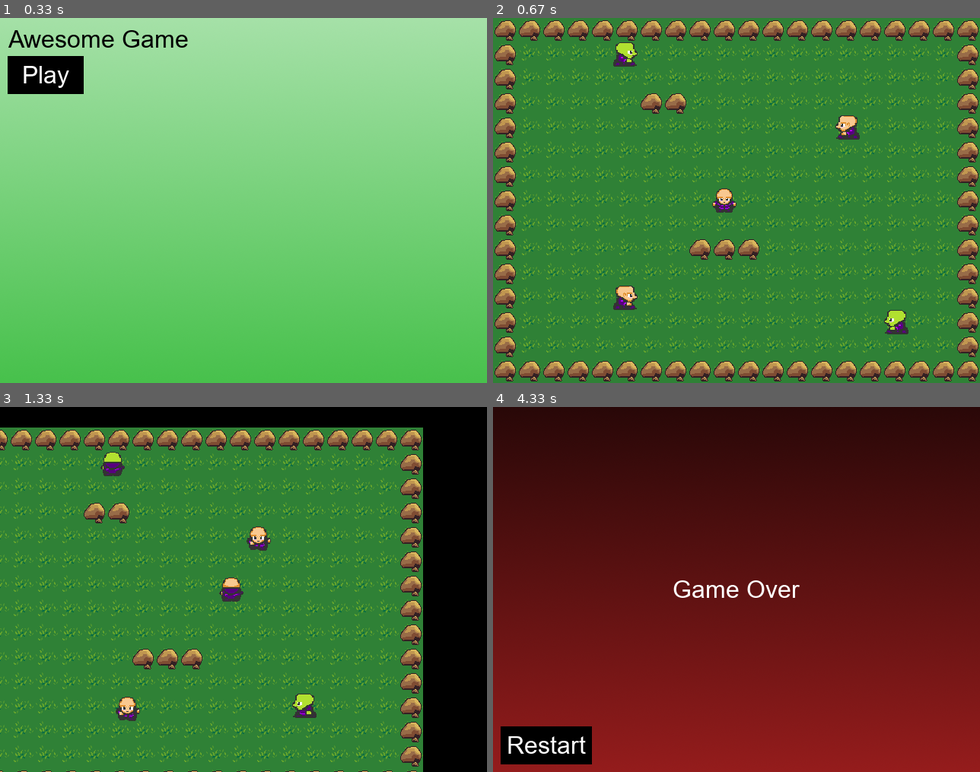
Above: before the commit, frames 1-4 (two rows, left to right).
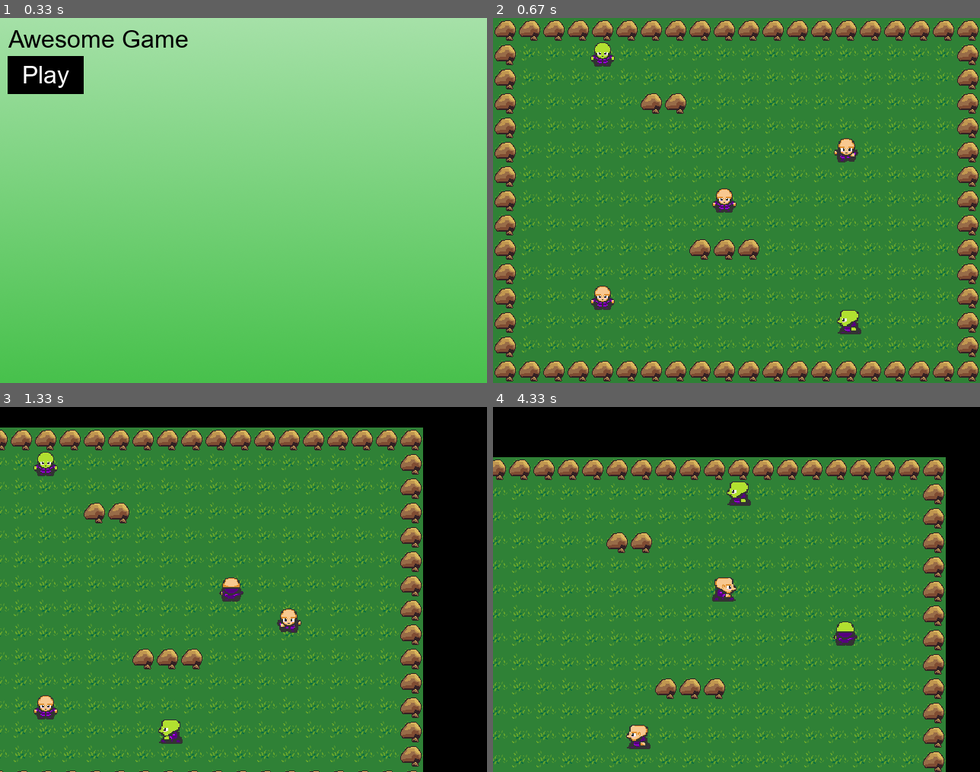
Above: after the commit, the same moments.

Repository: jonrox48/PyGame_Test_RPG
Game: pygame game, started from main.py
Same seed, same stepped clock (60 frames per second), same inputs: the game is played once before the commit and once after it.
Inputs (mouse positions are in pixels of both pictures, inside the frame that each line leads up to):
- Up to frame 1 (0.33 s): no input
- Up to frame 2 (0.67 s): click (536, 76) at 0.38 s
- Up to frame 3 (1.33 s): hold Right 0.67-1.13 s; move the mouse to (224, 604) at 0.7 s; hold Up from 1.17 s (still down)
- Up to frame 4 (4.33 s): release Up at 1.47 s; hold Right 1.5-1.97 s; hold Left 2-2.53 s; hold Down 2.57-2.87 s; tap Space at 2.9 s; hold Left 3.23-3.63 s; hold Up 3.67-4.03 s; hold Right from 4.07 s (still down)

Frame 1 is identical in both runs. In frame 2, 2.0% of the frame differs, in the area x 20-86%, y 6-87%; in frame 3, 2.0%; in frame 4, 100%, in the area x 0-100%, y 0-100%.

Commit message:
Character and Enemy file commenting and cleanup

Diff:
--- a/characters.py
+++ b/characters.py
@@ -16,28 +16,18 @@
 ## Purely Parent Class. No loading animations
 class Character(pygame.sprite.Sprite):
     def __init__(self, game, x, y):
-        self.game = game
-
-        self.groups = [self.game.all_sprites]
+
         ####################################################################
         ########################## CONFIGURATION ###########################
         ####################################################################
         ## Define which game object it is a part ot
-
-
+        self.game = game
         ## Define which groups this sprite should be a part of
-        # self.add(self.game.all_sprites)
+        self.groups = [self.game.all_sprites]
 
         ## Sprite Dimensions
         self.width = TILE_SIZE
         self.height = TILE_SIZE
-
-        # ## Sprite Image
-        ## Define which layer this sprite should be drawn in
-        self._layer = []
-        self.spritesheet = []
-        self.rect = []
-        self.speed = []
 
         #######################################################################
         ########################## STATUS #####################################
@@ -46,6 +36,8 @@
         self.facing = 'down'
         # 2 total animations
         self.animation_loop = 1
+        self.animation_num_of_frames = 3
+        self.animation_speed_base = 0.03
 
         ## Current Location
         self.x = x * TILE_SIZE
@@ -55,148 +47,23 @@
         self.x_change = 0
         self.y_change = 0
 
-
     def load_animations(self, x_start, y_start):
         ## Load animations
-        self.down_animations = [self.spritesheet.get_sprite(x_start,                    y_start,                     self.width, self.height),
-                                self.spritesheet.get_sprite(x_start +  self.width,      y_start,                     self.width, self.height),
-                                self.spritesheet.get_sprite(x_start + (self.width * 2), y_start,                     self.width, self.height)]
-
-        self.up_animations =   [self.spritesheet.get_sprite(x_start,                    y_start + self.height,       self.width, self.height),
-                                self.spritesheet.get_sprite(x_start +  self.width,      y_start + self.height,       self.width, self.height),
-                                self.spritesheet.get_sprite(x_start + (self.width * 2), y_start + self.height,       self.width, self.height)]
-
-        self.right_animations =[self.spritesheet.get_sprite(x_start,                    y_start + (self.height * 2), self.width, self.height),
-                                self.spritesheet.get_sprite(x_start +  self.width,      y_start + (self.height * 2), self.width, self.height),
-                                self.spritesheet.get_sprite(x_start + (self.width * 2), y_start + (self.height * 2), self.width, self.height)]
-
-        self.left_animations = [self.spritesheet.get_sprite(x_start,                    y_start + (self.height * 3), self.width, self.height),
-                                self.spritesheet.get_sprite(x_start +  self.width,      y_start + (self.height * 3), self.width, self.height),
-                                self.spritesheet.get_sprite(x_start + (self.width * 2), y_start + (self.height * 3), self.width, self.height)]
+        self.down_animations = []
+        self.up_animations = []
+        self.right_animations = []
+        self.left_animations = []
+
+        for frame in range(self.animation_num_of_frames):
+            self.down_animations.append( self.spritesheet.get_sprite(x_start + (self.width * frame), y_start,                     self.width, self.height))
+            self.up_animations.append(   self.spritesheet.get_sprite(x_start + (self.width * frame), y_start +  self.height,      self.width, self.height))
+            self.right_animations.append(self.spritesheet.get_sprite(x_start + (self.width * frame), y_start + (self.height * 2), self.width, self.height))
+            self.left_animations.append( self.spritesheet.get_sprite(x_start + (self.width * frame), y_start + (self.height * 3), self.width, self.height))
 
         ## Load collision box
         self.rect = self.down_animations[0].get_rect()
         self.rect.x = self.x
         self.rect.y = self.y
-
-
-    # Update for all characters. Will be overwritten for player character
-    def update(self):
-        pass
-
-    ## Movement function for all characters. Will be overwritten for player character
-    def movement(self):
-        pass
-
-    ## This will be overwritten for the player character so all other sprites move, causing a camera effect
-    def collide_blocks(self, direction):
-        if direction == 'x':
-            hits = pygame.sprite.spritecollide(self, self.game.blocks, False)
-            if hits:
-                if self.x_change > 0:
-                    self.rect.x = hits[0].rect.left - self.rect.width
-                if self.x_change < 0:
-                    self.rect.x = hits[0].rect.right
-
-        if direction == 'y':
-            hits = pygame.sprite.spritecollide(self, self.game.blocks, False)
-            if hits:
-                if self.y_change > 0:
-                    self.rect.y = hits[0].rect.top - self.rect.height
-                if self.y_change < 0:
-                    self.rect.y = hits[0].rect.bottom
-
-    def animate(self):
-        if self.facing == "down":
-            if self.y_change == 0:
-                self.image = self.down_animations[0]
-            else:
-                self.image = self.down_animations[math.floor(self.animation_loop)]
-                self.animation_loop += 0.3/self.speed
-                if self.animation_loop >= len(self.down_animations):
-                    self.animation_loop = 1
-
-        if self.facing == "up":
-            if self.y_change == 0:
-                self.image = self.up_animations[0]
-            else:
-                self.image = self.up_animations[math.floor(self.animation_loop)]
-                self.animation_loop += 0.3/self.speed
-                if self.animation_loop >= len(self.up_animations):
-                    self.animation_loop = 1
-
-        if self.facing == "left":
-            if self.x_change == 0:
-                self.image = self.left_animations[0]
-            else:
-                self.image = self.left_animations[math.floor(self.animation_loop)]
-                self.animation_loop += 0.3/self.speed
-                if self.animation_loop >= len(self.left_animations):
-                    self.animation_loop = 1
-
-        if self.facing == "right":
-            if self.x_change == 0:
-                self.image = self.right_animations[0]
-            else:
-                self.image = self.right_animations[math.floor(self.animation_loop)]
-                self.animation_loop += 0.3/self.speed
-                if self.animation_loop >= len(self.right_animations):
-                    self.animation_loop = 1
-
-
-class Player(Character):
-    def __init__(self, game, x, y):
-        ## Inherit from Character class
-        super().__init__(game, x, y)
-        ####################################################################
-        ########################## CONFIGURATION ###########################
-        ####################################################################
-        ## Define which layer this sprite should be drawn in
-        self._layer = PLAYER_LAYER
-        self.speed = PLAYER_SPEED
-
-        ## Define which groups this sprite should be a part of
-        self.groups.append(self.game.player_group)
-        pygame.sprite.Sprite.__init__(self, tuple(self.groups))
-
-        ## Sprite Image
-        self.spritesheet = self.game.character_spritesheet
-        pixel_x_start = 3
-        pixel_y_start = 2
-
-        #######################################################################
-        ########################## ANIMATIONS #################################
-        #######################################################################
-        self.load_animations(pixel_x_start, pixel_y_start)
-
-    def update(self):
-        self.events()
-        self.animate()
-
-        self.rect.x += self.x_change
-        self.collide_enemies_character('x')
-        self.collide_blocks('x')
-        self.rect.y += self.y_change
-        self.collide_enemies_character('y')
-        self.collide_blocks('y')
-
-        for sprite in self.game.all_sprites:
-            sprite.rect.x -= self.x_change
-            sprite.rect.y -= self.y_change
-
-        self.x_change = 0
-        self.y_change = 0
-
-    def collide_enemies_character(self, direction):
-        hits = pygame.sprite.spritecollide(self, self.game.enemies, False)
-        if direction == 'x':
-            if hits:
-                self.kill()
-                self.game.playing = False
-        if direction == 'y':
-            if hits:
-                self.kill()
-                self.game.playing = False
 
     def collide_blocks(self, direction):
         if direction == 'x':
@@ -208,6 +75,7 @@
                 if self.x_change < 0:
                     self.x_change = 0
                     self.rect.x = hits[0].rect.right
+                return True
         if direction == 'y':
             hits = pygame.sprite.spritecollide(self, self.game.blocks, False)
             if hits:
@@ -217,8 +85,120 @@
                 if self.y_change < 0:
                     self.y_change = 0
                     self.rect.y = hits[0].rect.bottom
+                return True
+
+    def animate(self):
+        if self.facing == "down":
+            if self.y_change == 0:
+                self.image = self.down_animations[0]
+            else:
+                self.image = self.down_animations[math.floor(self.animation_loop)]
+                self.animation_loop += self.animation_speed_base*self.speed
+                if self.animation_loop >= len(self.down_animations):
+                    self.animation_loop = 1
+
+        if self.facing == "up":
+            if self.y_change == 0:
+                self.image = self.up_animations[0]
+            else:
+                self.image = self.up_animations[math.floor(self.animation_loop)]
+                self.animation_loop += self.animation_speed_base*self.speed
+                if self.animation_loop >= len(self.up_animations):
+                    self.animation_loop = 1
+
+        if self.facing == "left":
+            if self.x_change == 0:
+                self.image = self.left_animations[0]
+            else:
+                self.image = self.left_animations[math.floor(self.animation_loop)]
+                self.animation_loop += self.animation_speed_base*self.speed
+                if self.animation_loop >= len(self.left_animations):
+                    self.animation_loop = 1
+
+        if self.facing == "right":
+            if self.x_change == 0:
+                self.image = self.right_animations[0]
+            else:
+                self.image = self.right_animations[math.floor(self.animation_loop)]
+                self.animation_loop += self.animation_speed_base*self.speed
+                if self.animation_loop >= len(self.right_animations):
+                    self.animation_loop = 1
+
+
+class Player(Character):
+    def __init__(self, game, x, y):
+        #######################################################################
+        ########################## LOGISTICS ##################################
+        #######################################################################
+        ## Inherit from Character class
+        super().__init__(game, x, y)
+        ## The player should have his own layer
+        self._layer = PLAYER_LAYER
+        ## Add to the player group
+        self.groups.append(self.game.player_group)
+        ## Lowest level group so initialize groups
+        pygame.sprite.Sprite.__init__(self, tuple(self.groups))
+
+        #######################################################################
+        ########################## STATS ######################################
+        #######################################################################
+        self.speed = PLAYER_SPEED
+
+        #######################################################################
+        ########################## ANIMATIONS #################################
+        #######################################################################
+        self.spritesheet = self.game.character_spritesheet
+        ## Where in the spritesheet is the top left corner of the first sprite?
+        pixel_x_start = 3
+        pixel_y_start = 2
+        self.load_animations(pixel_x_start, pixel_y_start)
+
+    def update(self):
+        self.events()
+        self.animate()
+
+        #######################################################################
+        ####################### CHECK FOR COLLISIONS ##########################
+        #######################################################################
+        self.rect.x += self.x_change
+        self.collide_enemies_character('x')
+        self.collide_blocks('x')
+        self.rect.y += self.y_change
+        self.collide_enemies_character('y')
+        self.collide_blocks('y')
+
+        #######################################################################
+        ####################### CAMERA FOLLOWING PLAYER #######################
+        #######################################################################
+        for sprite in self.game.all_sprites:
+            sprite.rect.x -= self.x_change
+            sprite.rect.y -= self.y_change
+
+        #######################################################################
+        ####################### RESET TEMP VARIABLES ##########################
+        #######################################################################
+        self.x_change = 0
+        self.y_change = 0
+
+    def collide_enemies_character(self, direction):
+        ## Check for any collisions with the enemies group
+        hits = pygame.sprite.spritecollide(self, self.game.enemies, False)
+        ## Do we need to break into x and y? #TODO
+        if direction == 'x':
+            if hits:
+                ## Right now if we collide with an enemy, we die immediately, someday, we will want to add health #TODO
+                self.kill()
+                self.game.playing = False
+        if direction == 'y':
+            if hits:
+                ## Right now if we collide with an enemy, we die immediately, someday, we will want to add health #TODO
+                self.kill()
+                self.game.playing = False
 
     def events(self):
+        #######################################################################
+        ####################### BUTTONS THAT ARE HELD #########################
+        #######################################################################
         keys = pygame.key.get_pressed()
         ## Movement
         if keys[pygame.K_LEFT]:
@@ -234,7 +214,9 @@
             self.y_change += self.speed
             self.facing = 'down'
 
-        ## For Single button Presses
+        #######################################################################
+        ####################### SINGLE BUTTON PRESSES #########################
+        #######################################################################
         for event in self.game.events_list:
             if event.type == pygame.KEYDOWN:
                 ## Basic attack
@@ -249,78 +231,71 @@
                         Attack(self.game, self.rect.x + TILE_SIZE, self.rect.y)
 
 
-
-    # def movement(self):
-    #     keys = pygame.key.get_pressed()
-
-    #     if keys[pygame.K_LEFT]:
-    #         self.x_change -= self.speed
-    #         self.facing = 'left'
-    #     if keys[pygame.K_RIGHT]:
-    #         self.x_change += self.speed
-    #         self.facing = 'right'
-    #     if keys[pygame.K_UP]:
-    #         self.y_change -= self.speed
-    #         self.facing = 'up'
-    #     if keys[pygame.K_DOWN]:
-    #         self.y_change += self.speed
-    #         self.facing = 'down'
-
-
 ## Purely Parent Class. No loading animations
 class Non_Player(Character):
     def __init__(self, game, x, y):
+
+        #######################################################################
+        ########################## LOGISTICS ##################################
+        #######################################################################
         ## Inherit from Character class
         super().__init__(game, x, y)
-        ####################################################################
-        ########################## CONFIGURATION ###########################
-        ####################################################################
-
-        ## Define which layer this sprite should be drawn in
+        ## Define which layer this sprite should be drawn in. All non-players should be drawn on the same layer.(I think?)
         self._layer = NON_PLAYER_LAYER
-        self.speed = NON_PLAYER_SPEED
-
-        ## Define which groups this sprite should be a part of
+        ## Add to non-player group
         self.groups.append(self.game.non_player)
 
-        # ## Sprite Image
-        # self.spritesheet = self.game.character_spritesheet
-        # pixel_x_start = 3
-        # pixel_y_start = 2
-
-        ## NPC "BRAIN"
-        self.command_current = random.choice(['up', 'down', 'left', 'right'])
-        self.command_length = random.randint(7,30)
+        #######################################################################
+        ########################## NPC "BRAIN" ################################
+        #######################################################################
+        self.command_current = []
+        self.command_length = 0
         self.command_loop = 0
 
-        #######################################################################
-        ########################## ANIMATIONS #################################
-        #######################################################################
-        # self.load_animations(pixel_x_start, pixel_y_start)
-
-
-    # Update for all non-player characters
     def update(self):
+        #######################################################################
+        ####################### EXECUTE BRAIN #################################
+        #######################################################################
+        self.npc_brain()
+        self.movement()
+        self.animate()
+
+        #######################################################################
+        ####################### CHECK FOR COLLISIONS ##########################
+        #######################################################################
+        self.rect.x += self.x_change
+        ## If the NPC is running into a block, end command early
+        if self.collide_blocks('x'):
+            self.command_length = 0
+
+        self.rect.y += self.y_change
+        ## If the NPC is running into a block, end command early
+        if self.collide_blocks('y'):
+            self.command_length = 0
+
+        #######################################################################
+        ####################### RESET TEMP VARIABLES ##########################
+        #######################################################################
+        self.x_change = 0
+        self.y_change = 0
+
+    def npc_brain(self):
+        ## Command Initializations
+        available_commands = ['wait', 'up', 'down', 'left', 'right']
+        command_length_min = 60
+        command_length_max = 120
+
+        ## If current command is still being executed
         if self.command_loop < self.command_length:
             self.command_loop += 1
+        ## If current command has ended, pick a new command
         else:
-            self.command_current = random.choice(['up', 'down', 'left', 'right'])
-            self.command_length = random.randint(7,30)
+            self.command_current = random.choice(available_commands)
+            self.command_length = random.randint(command_length_min, command_length_max)
             self.command_loop = 0
 
-        self.movement()
-        self.animate()
-
-        self.rect.x += self.x_change
-        self.collide_blocks('x')
-        self.rect.y += self.y_change
-        self.collide_blocks('y')
-
-        self.x_change = 0
-        self.y_change = 0
-
-    ## Movement function for all characters. Will be overwritten for player character
     def movement(self):
+        ## Execute movement commands
         if self.command_current == 'left':
             self.x_change -= self.speed
             self.facing = 'left'
@@ -333,23 +308,32 @@
         if self.command_current == 'down':
             self.y_change += self.speed
             self.facing = 'down'
+        if self.command_current == 'wait':
+            self.x_change = 0
+            self.y_change = 0
 
 
 class Villager(Non_Player):
     def __init__(self, game, x, y):
+        #######################################################################
+        ########################## LOGISTICS ##################################
+        #######################################################################
         ## Inherit from Character class
         super().__init__(game, x, y)
-        ## Sprite Image
-
+        ## Add to villager group
+        self.groups.append(self.game.villagers)
         ## Lowest level group so initialize groups
-        self.groups.append(self.game.villagers)
         pygame.sprite.Sprite.__init__(self, tuple(self.groups))
 
+        #######################################################################
+        ########################## STATS ######################################
+        #######################################################################
+        self.speed = VILLAGER_SPEED
+
+        #######################################################################
+        ########################## ANIMATIONS #################################
+        #######################################################################
         self.spritesheet = self.game.character_spritesheet
         pixel_x_start = 3
         pixel_y_start = 2
-
-        #######################################################################
-        ########################## ANIMATIONS #################################
-        #######################################################################
         self.load_animations(pixel_x_start, pixel_y_start)
--- a/config.py
+++ b/config.py
@@ -23,9 +23,14 @@
 BLUE = (0, 0, 255)
 WHITE = (255, 255, 255)
 
-## Speeds
+## Player stats
 PLAYER_SPEED = 3
-NON_PLAYER_SPEED = 2
+
+## Villager stats
+VILLAGER_SPEED = 2
+
+## Zombie Stats
+ZOMBIE_SPEED = 4
 
 
 tilemap = [
--- a/enemies.py
+++ b/enemies.py
@@ -16,20 +16,34 @@
 ## Purely Parent Class. No loading animations
 class Enemy(Non_Player):
     def __init__(self, game, x, y):
+        #######################################################################
+        ########################## LOGISTICS ##################################
+        #######################################################################
+        ## Inherit from Non_Player class
         super().__init__(game, x, y)
-
-        ## Initialize inherited pygame Sprite Class
+        ## Add to enemies group
         self.groups.append(self.game.enemies)
-
-
 
 class Zombie(Enemy):
     def __init__(self, game, x, y):
+        #######################################################################
+        ########################## LOGISTICS ##################################
+        #######################################################################
+        ## Inherit from Enemies class
         super().__init__(game, x, y)
+        ## Add to zombie group
+        self.groups.append(self.game.zombies)
+        ## Lowest level group so initialize groups
+        pygame.sprite.Sprite.__init__(self, tuple(self.groups))
 
-        self.groups.append(self.game.zombies)
-        pygame.sprite.Sprite.__init__(self, tuple(self.groups))
-        ## Sprite Image
+        #######################################################################
+        ########################## STATS ######################################
+        #######################################################################
+        self.speed = ZOMBIE_SPEED
+
+        #######################################################################
+        ########################## ANIMATIONS #################################
+        #######################################################################
         self.spritesheet = self.game.non_player_spritesheet
         pixel_x_start = 3
         pixel_y_start = 2
